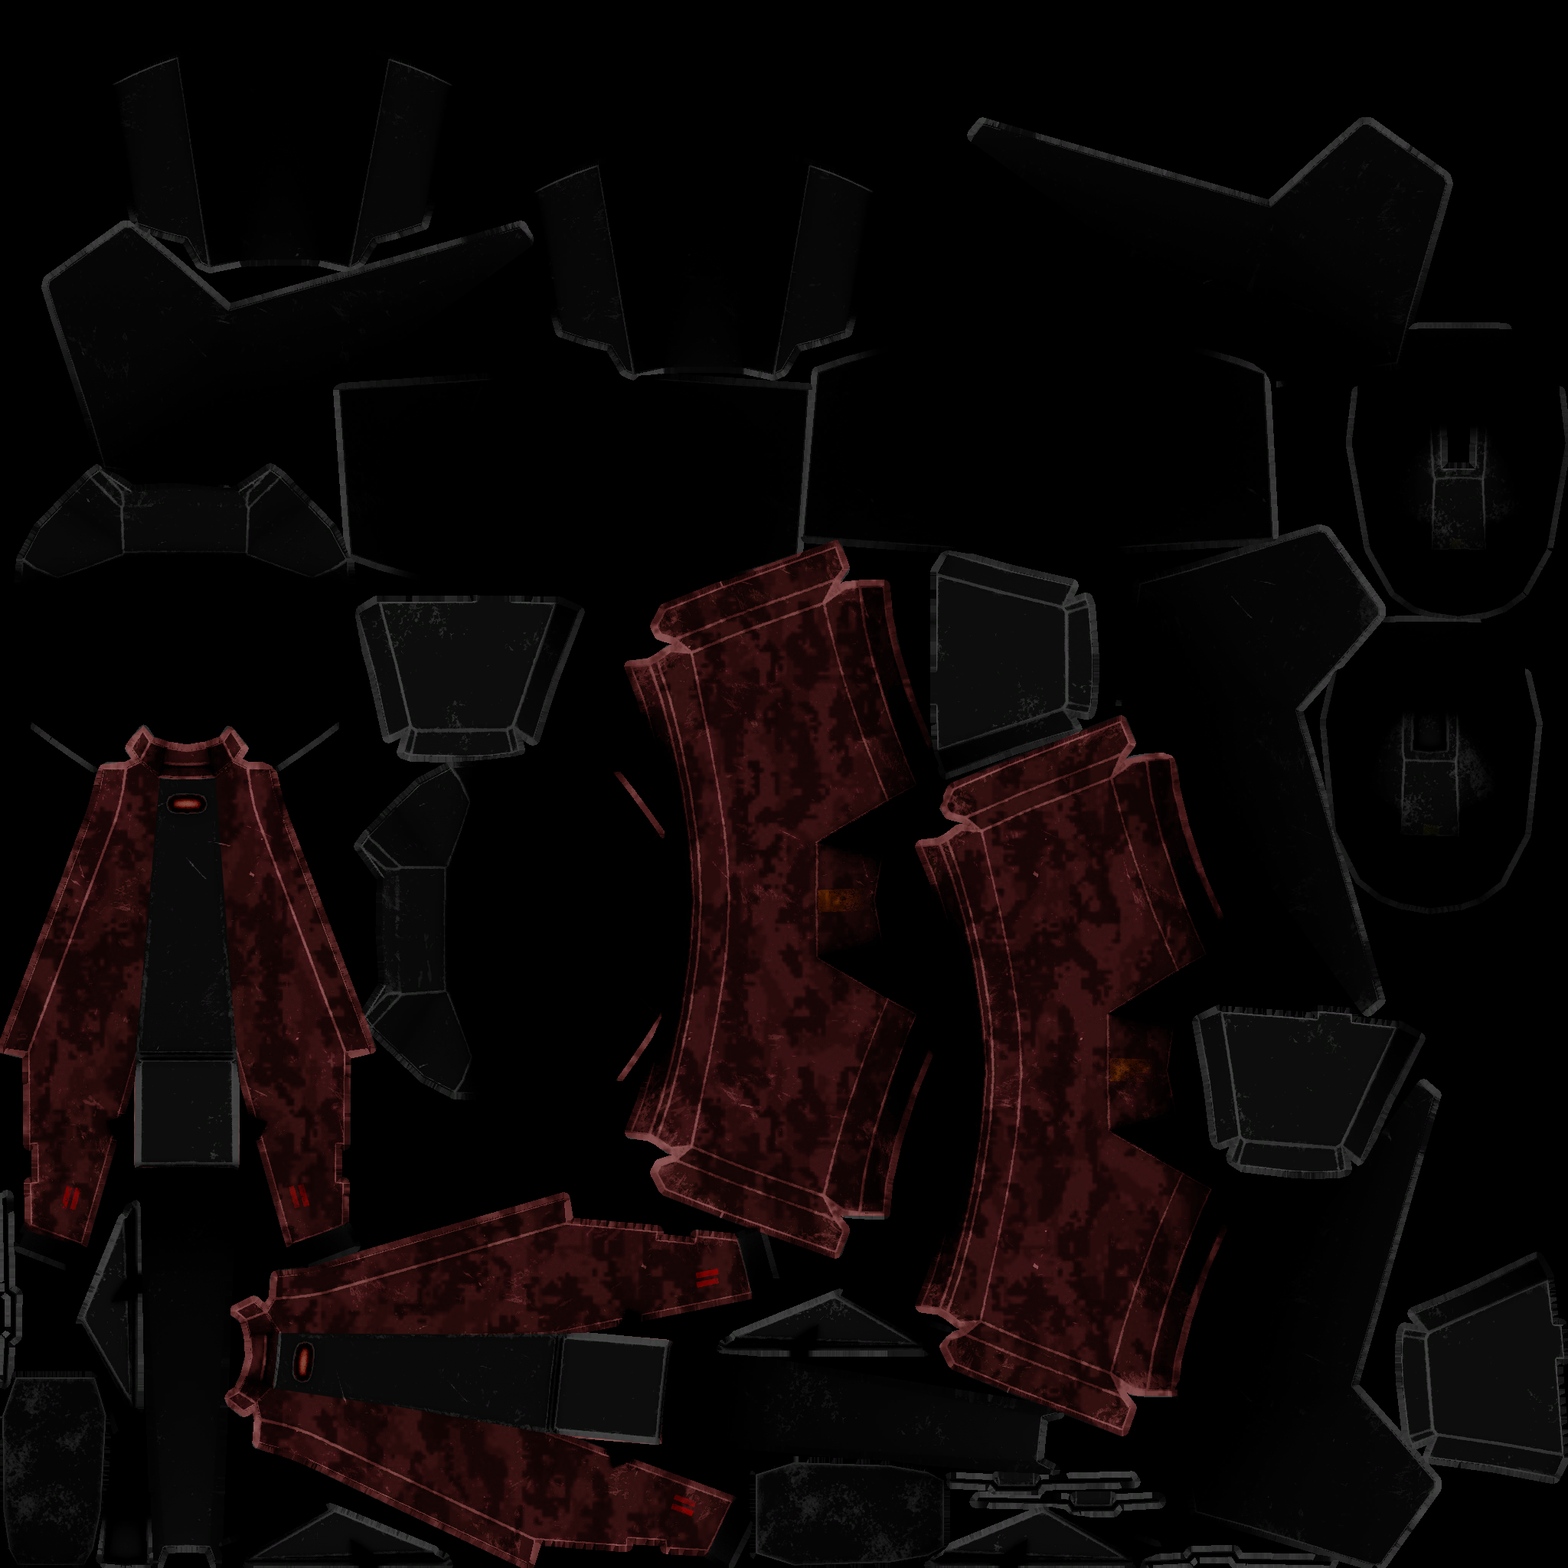
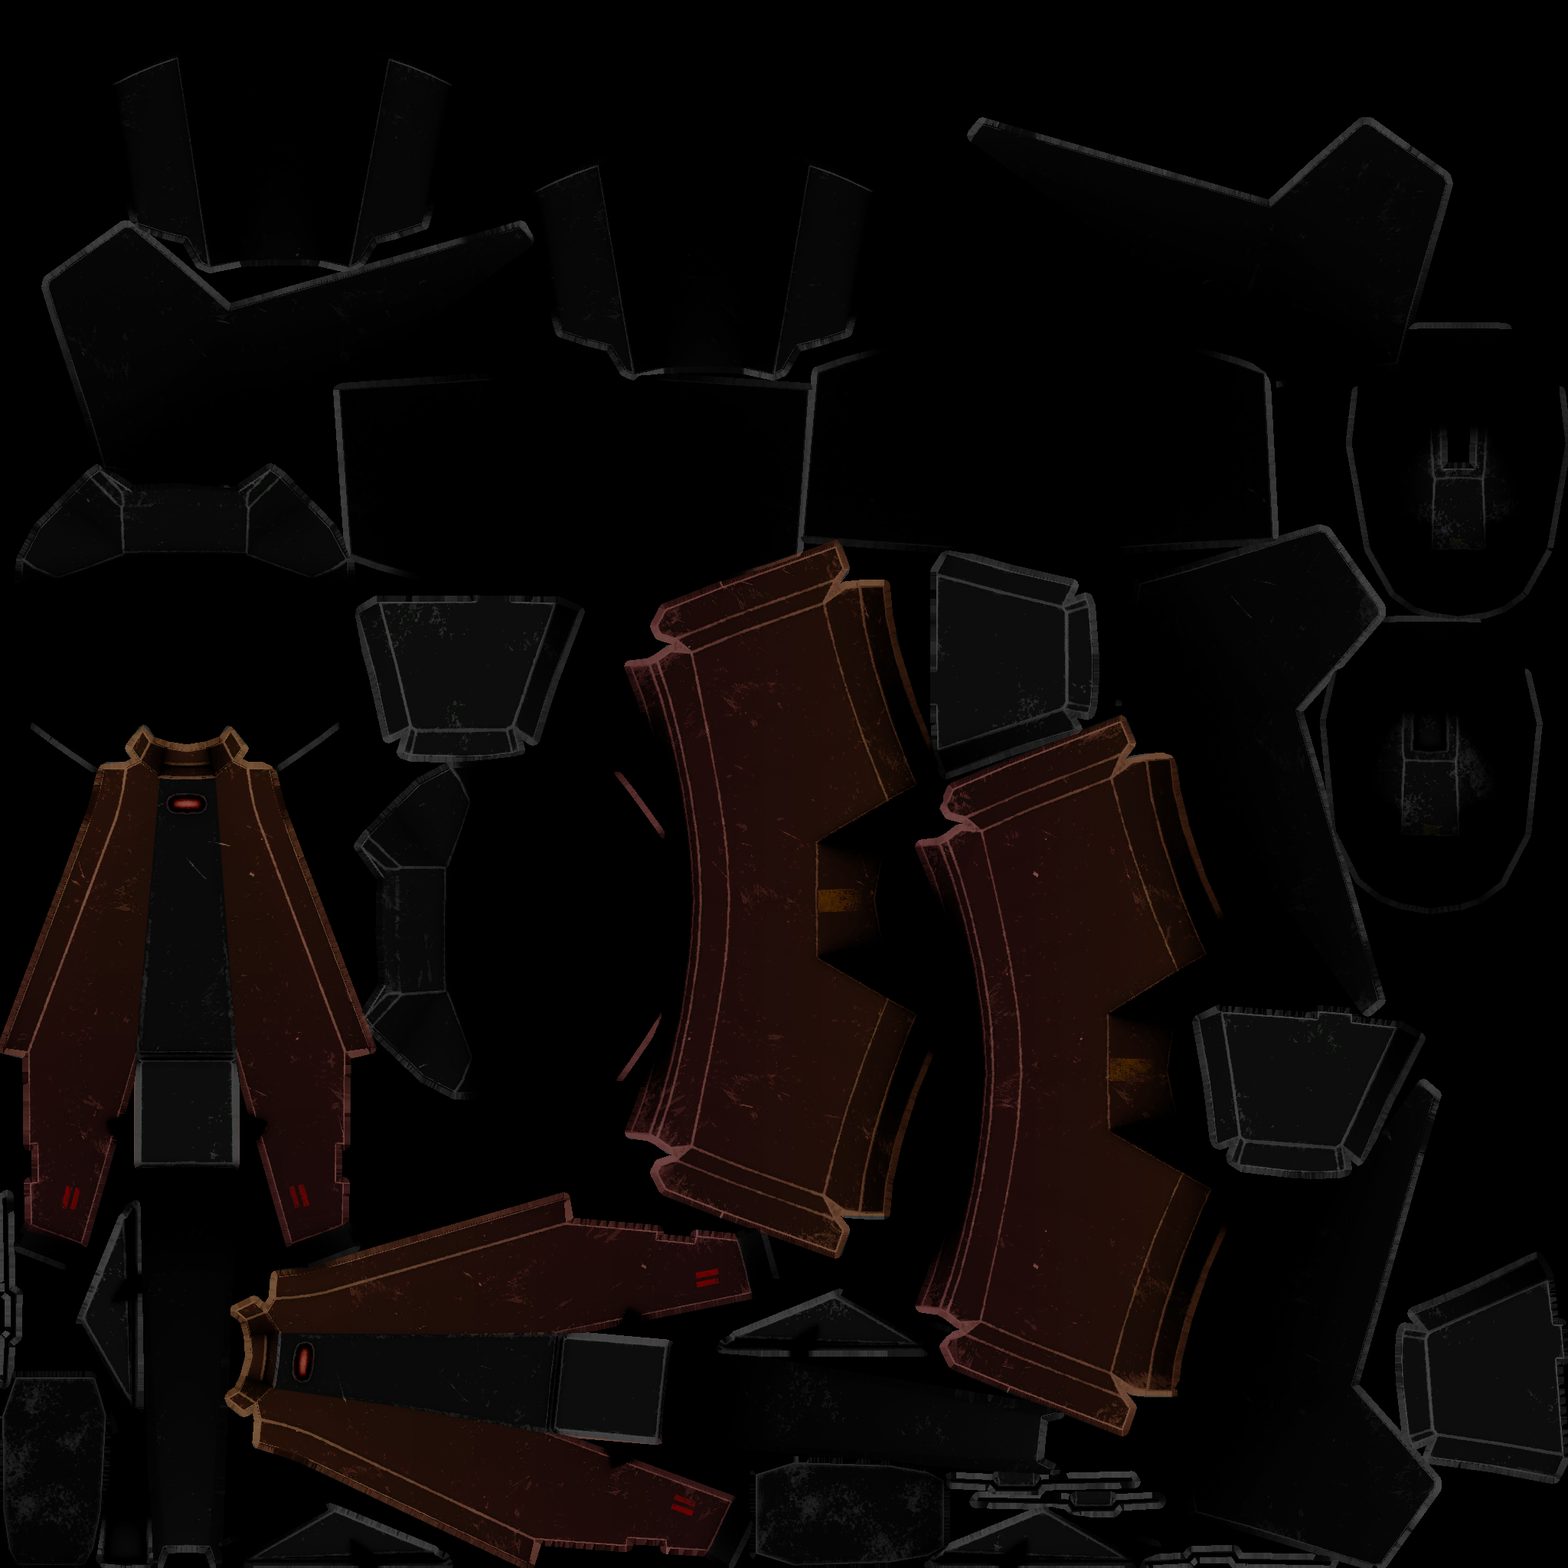
Two versions of the same layered image (1568px x 1568px). Layer-by-layer changes:
added group "Parts" with 6 layers above "Background" over [0,539,1227,1568]
renamed "Layer 9" to "Top (Right)", moved it into group "Parts" over [913,714,1227,1437]
renamed "Layer 6" to "Bottom (Right)", moved it into group "Parts" over [224,1191,753,1568]
renamed "Layer 8" to "Top (Left)", moved it into group "Parts" over [613,539,934,1262]
renamed "Layer 7" to "Bottom (Left)", moved it into group "Parts" over [0,725,377,1249]